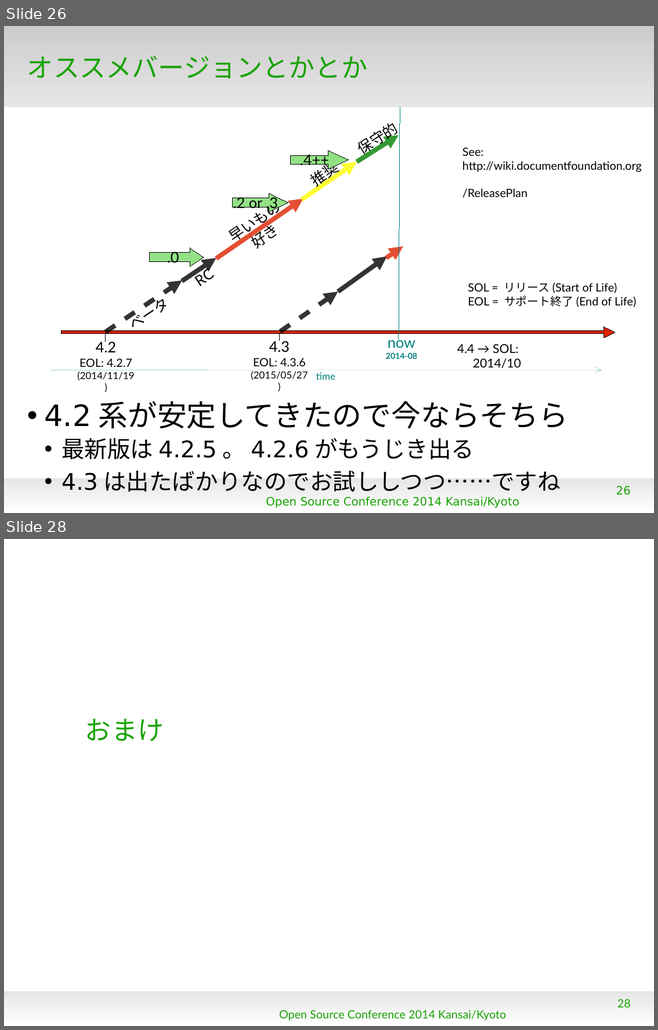
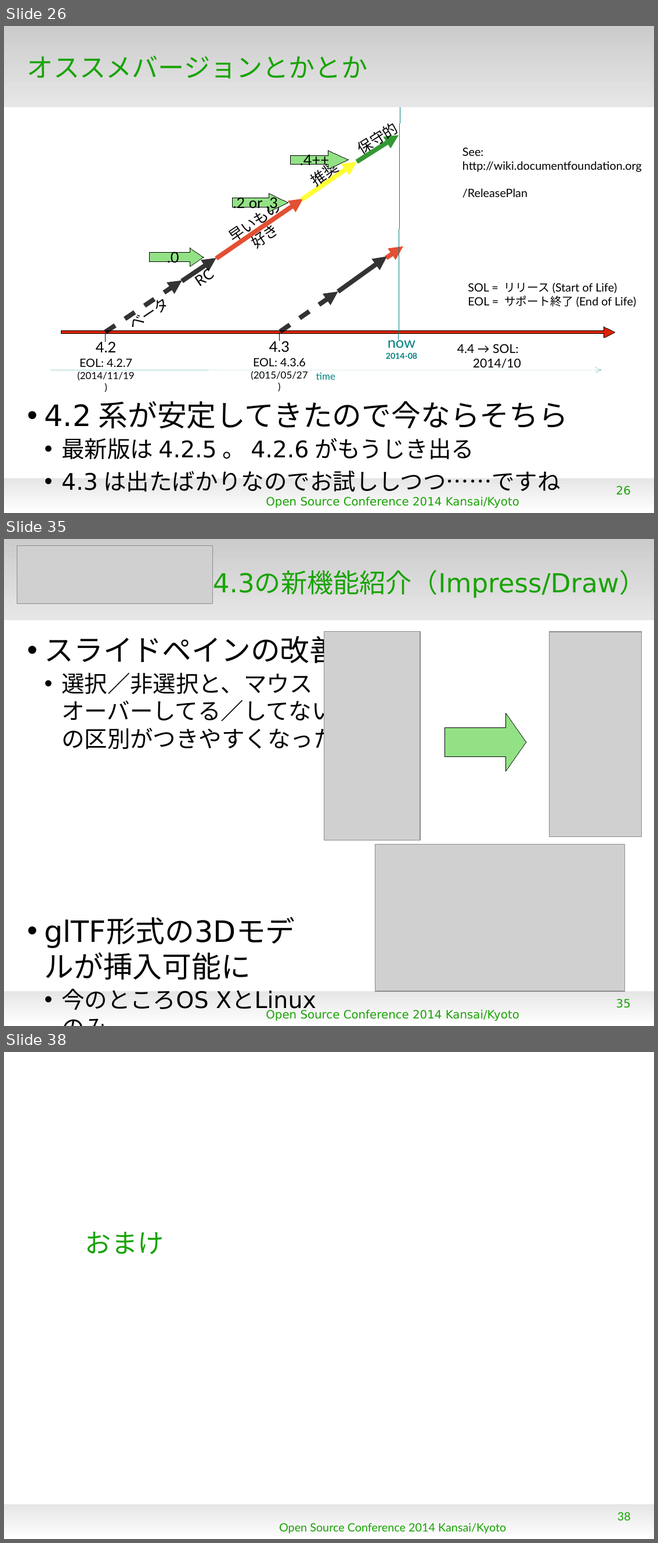
Before and after one commit to gitter-badger/KantoLibreOffice, a slide deck: others/OSC2014Kansai.odp. Shown one above the other, each under a label of ours: slides 26 and 28 before the commit, slides 26, 35 and 38 after it; the slides between them are not shown. The pictures are 658x1030 and 658x1543 pixels, drawn with LibreOffice and Linux fonts; fonts in the diff are those of the drawing; grey boxes stand for pictures; background and template pictures are left out. Boxes give left, top, right and bottom in pixels: in the first picture for what was removed or moved away, otherwise in the second. Text is boxed around its words. In the diff, an @@ line names an element or a change of style, - is before the commit and + after.

```diff
--- a/others/OSC2014Kansai.odp
+++ b/others/OSC2014Kansai.odp
@@ slide 35 added at [4, 539, 654, 1026], background #FFFFFF; not listed: 2 template elements that a slide beside it also shows @@
@@ picture added at [17, 546, 213, 604] @@
@@ title added at [213, 571, 645, 598], 32 pt, text #18A303 @@
+4.3の新機能紹介（Impress/Draw）
@@ text added at [45, 631, 339, 1013], 28 pt, text #000000 @@
+• スライドペインの改善
+  • 選択／非選択と、マウス
+    オーバーしてる／してない
+    の区別がつきやすくなった
+• glTF形式の3Dモデ
+  ルが挿入可能に
+  • 今のところOS XとLinux
+    のみ
@@ picture added at [324, 632, 420, 840] @@
@@ picture added at [549, 632, 641, 837] @@
@@ right arrow added at [445, 713, 526, 770], fill #92E285, outline #000000 0 pt @@
@@ picture added at [375, 844, 624, 991] @@
@@ page number added at [616, 999, 630, 1008], 14 pt, text #18A303 @@
+35
@@ text added at [266, 1010, 519, 1021], 14 pt, text #18A303 @@
+Open Source Conference 2014 Kansai/Kyoto
@@ what was slide 28 is now slide 38 @@
@@ page number at [617, 1512, 630, 1521]: text changed @@
-28
+38
```
Also in this commit, not shown: 1 slide changed, 9 other slides added.
